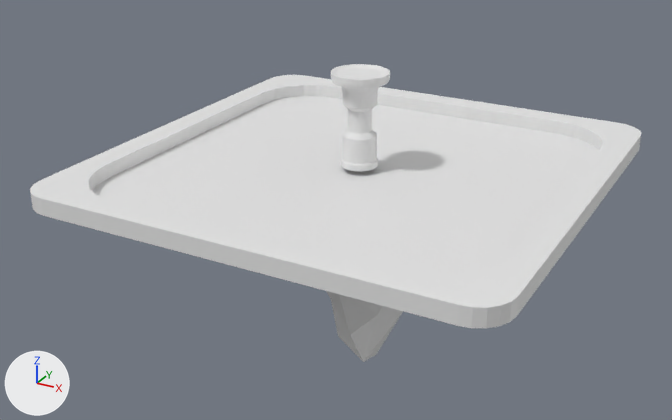
What one commit did to the Blender file Blender Files/Terrain.blend.
Rendered twice from a 50 mm camera at (84.3, -163.5, 70.1) aimed at (-4.7, -1.6, -10.9). Lighting does not change. The marker at lower left points along +X, +Y and +Z.

The first picture shows 'Arena A', 'Platform A'.
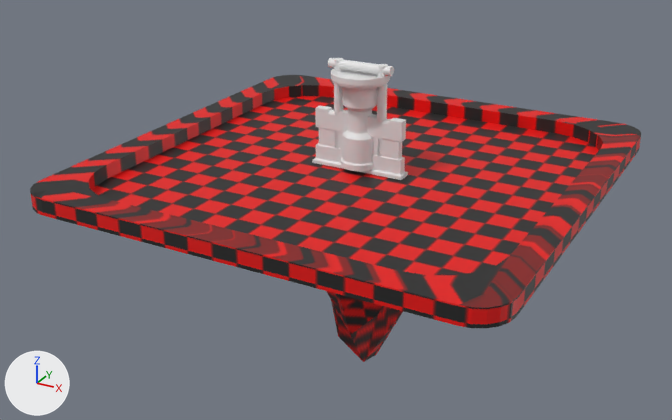
The change, as a list of edits to the scene's bpy script:
```text
Add img_texture_bake:
    img_texture_bake = load_image('Texture Bake', 'Texture Bake.png', 2048, 2048, 'sRGB')
Add mat_material_001:
    mat_material_001 = bpy.data.materials.new('Material.001')
    # uses the picture img_texture_bake
Change me_cube_001:
    where me_cube_001.from_pydata(...)  # 248 vertices, 238 faces; spans x -48.8..48.8, y -48.8..48.8, z -47.7..1.8
    used by ob_arena_a; location = (0.0, 0.0, 0.0)
    me_cube_001 part 1: 238 faces spanning x -48.8..48.8, y -48.8..48.8, z -47.7..1.8 switch from no material to mat_material_001
Change ob_vertical_bar_a:
    remove ob_vertical_bar_a.hide_set(True)
Change ob_vertical_bar_b:
    remove ob_vertical_bar_b.hide_set(True)
Change ob_wall_a:
    remove ob_wall_a.hide_set(True)
```

Changed parts and their boxes (x1, y1, x2, y2) in the pictures (672 x 420 px):
'Wall A', shown: after (312, 106, 408, 180)
'Vertical Bar B', shown: after (328, 58, 394, 156)
'Vertical Bar A', shown: after (328, 109, 390, 156)
part 1 of me_cube_001, recoloured: (30, 75, 641, 362) in both
